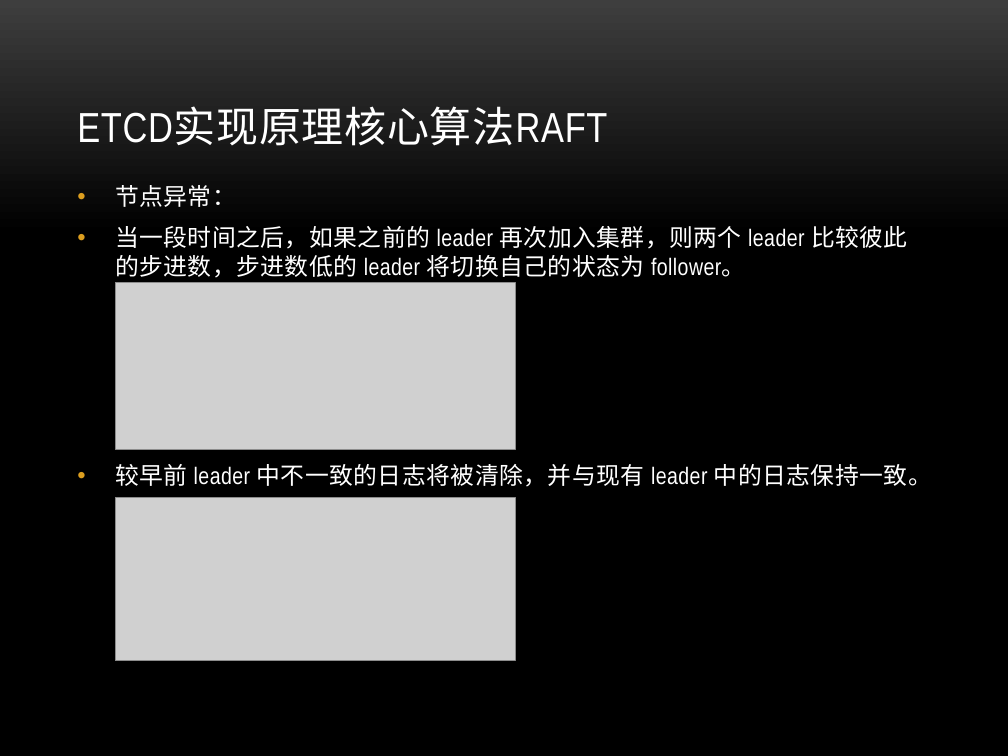
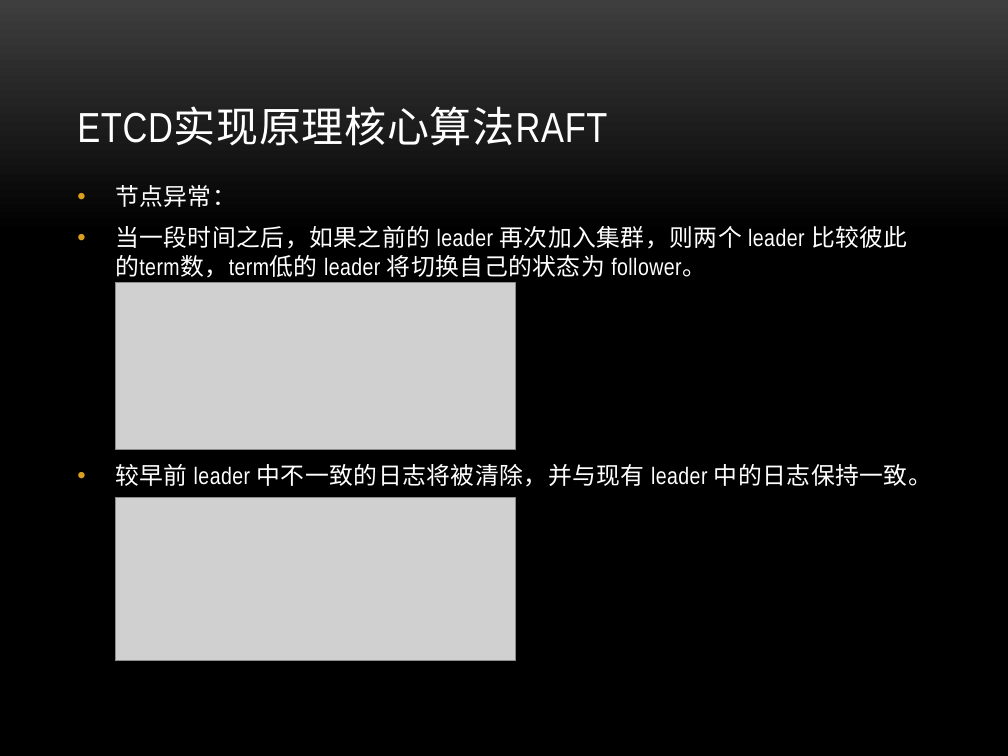
Before and after one commit to danielzheng/docs, a slide deck: slide 17 of etcd_slides/Etcd.pptx (slide 22 before the commit). Drawn at 1008x756 pixels with LibreOffice and Linux fonts; fonts in the diff are those of the drawing; grey boxes stand for pictures; background and template pictures are left out. Boxes give left, top, right and bottom in pixels: in the first picture for what was removed or moved away, otherwise in the second. Text is boxed around its words. In the diff, an @@ line names an element or a change of style, - is before the commit and + after.

```diff
--- a/etcd_slides/Etcd.pptx
+++ b/etcd_slides/Etcd.pptx
@@ text at bbox=[115, 226, 908, 278]: text changed @@
-• 当一段时间之后，如果之前的 leader 再次加入集群，则两个 leader 比较彼此的步进数，步进数低的 leader 将切换自己的状态为 follower。
+• 当一段时间之后，如果之前的 leader 再次加入集群，则两个 leader 比较彼此的term数，term低的 leader 将切换自己的状态为 follower。
```
Also in this commit, not shown: 10 other slides changed, 3 slides added, 5 slides removed.
